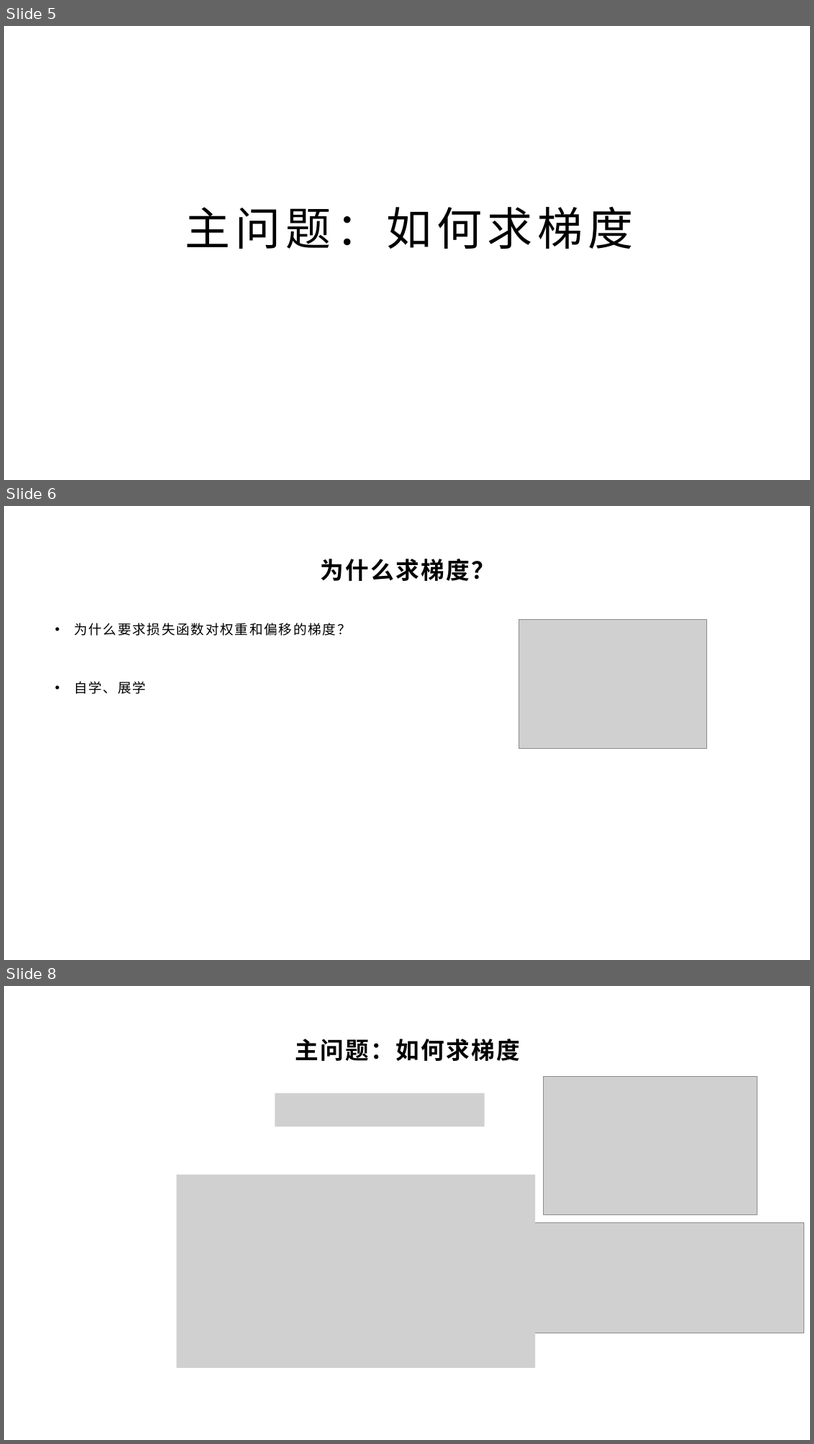
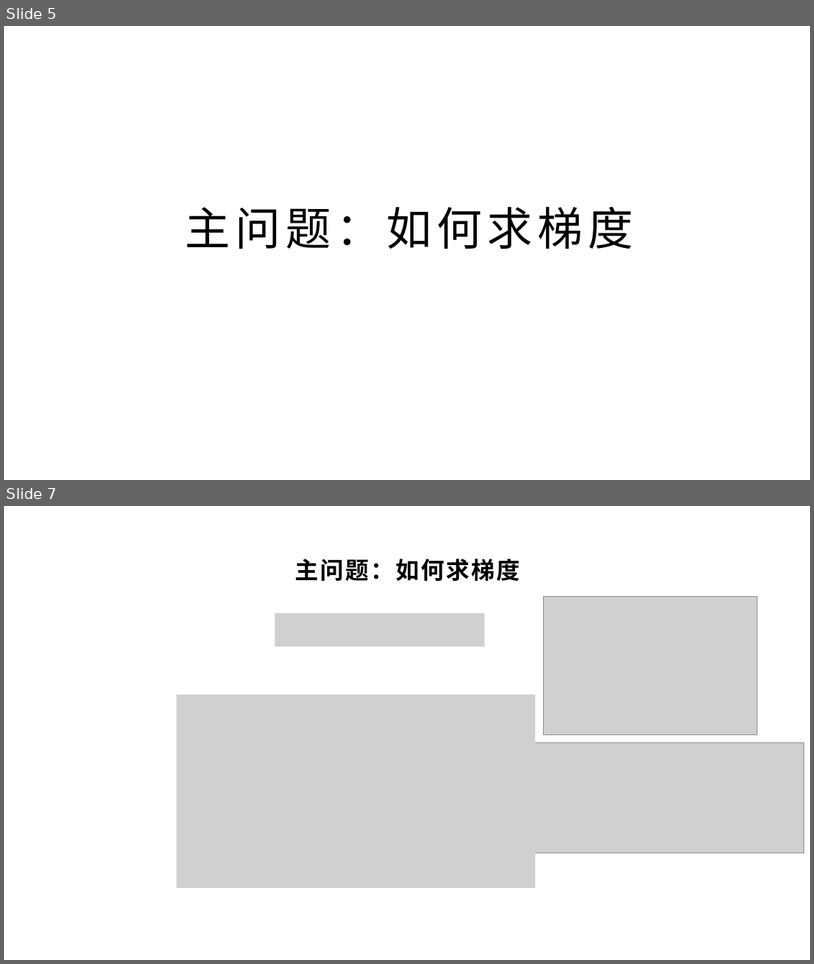
Before and after one commit to yyc-git/DeepLearningEdu, a slide deck: lessons/2_gender_analyze/ppt/“判断性别”Demo需求分析和初步设计（下2）.pptx. Shown one above the other, each under a label of ours: slides 5, 6 and 8 before the commit, slides 5 and 7 after it; the slides between them are not shown. The pictures are 814x1444 and 814x964 pixels, drawn with LibreOffice and Linux fonts; fonts in the diff are those of the drawing; grey boxes stand for pictures; background and template pictures are left out. Boxes give left, top, right and bottom in pixels: in the first picture for what was removed or moved away, otherwise in the second. Text is boxed around its words. In the diff, an @@ line names an element or a change of style, - is before the commit and + after.

```diff
--- a/lessons/2_gender_analyze/ppt/“判断性别”Demo需求分析和初步设计（下2）.pptx
+++ b/lessons/2_gender_analyze/ppt/“判断性别”Demo需求分析和初步设计（下2）.pptx
@@ slide 6 removed at <box>4,506,810,960</box>, background picture (left out) @@
@@ title removed at <box>321,559,495,581</box> @@
-为什么求梯度？
@@ text removed at <box>74,623,351,694</box> @@
-• 为什么要求损失函数对权重和偏移的梯度？
-• 自学、展学
@@ picture removed at <box>520,619,707,749</box> @@
@@ what was slide 8 is now slide 7 @@
```
Also in this commit, not shown: 9 slides changed, 11 other files.
